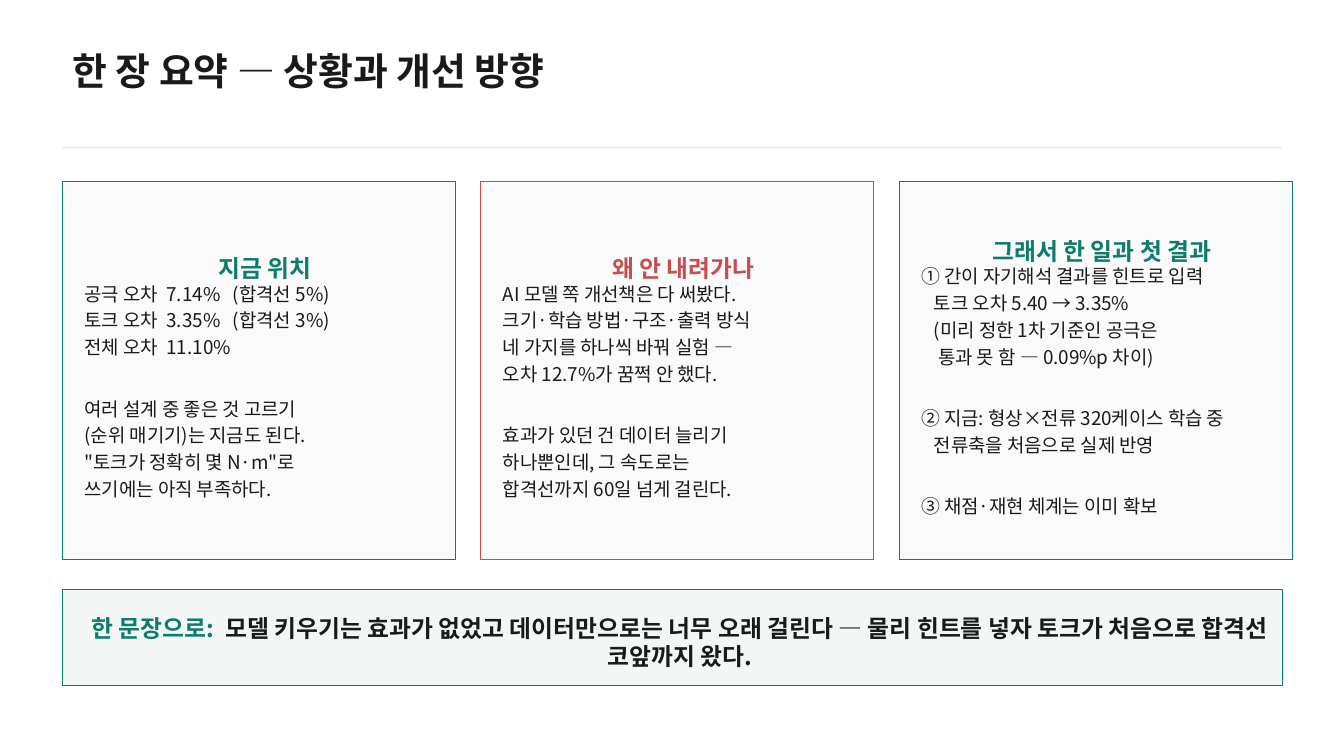
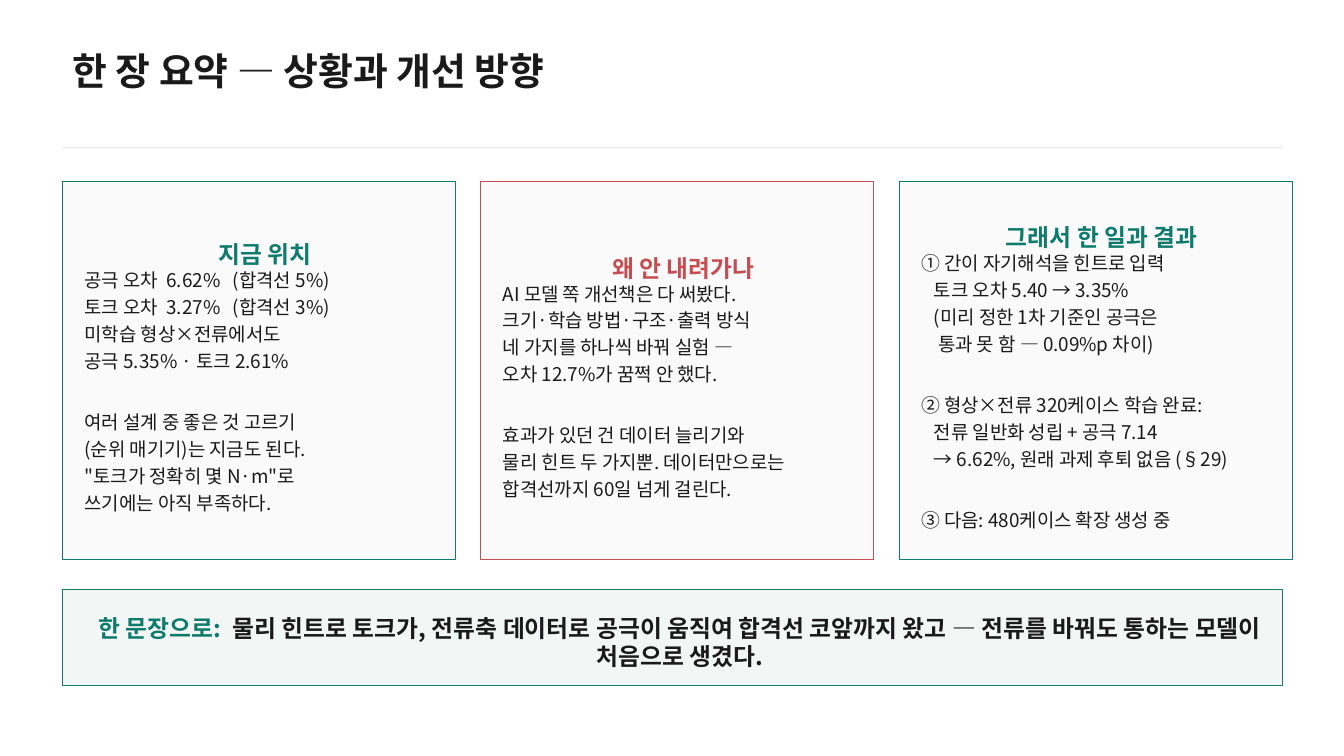
Before and after one commit to enjoyneer87/EveryMotor, a slide deck: slide 2 of results/viz/motorai_seminar_20260807.pptx. Drawn at 1344x756 pixels with LibreOffice and Linux fonts; fonts in the diff are those of the drawing. Boxes give left, top, right and bottom in pixels: in the first picture for what was removed or moved away, otherwise in the second. Text is boxed around its words. In the diff, an @@ line names an element or a change of style, - is before the commit and + after.

Commit message:
[VIZ] 세미나 덱·그림 v2 챔피언 반영 -- 게이트 차트 3세대(champion→prior→v2: 공극 7.30→7.14→6.62, 토크 5.40→3.35→3.27), 소거 차트에 물리주입·v2 막대 추가, 덱 헤드라인/카드/노트를 §29 수치로 갱신(전류 일반화 5.35/2.61 포함), 480 생성 진행 반영

```diff
--- a/results/viz/motorai_seminar_20260807.pptx
+++ b/results/viz/motorai_seminar_20260807.pptx
@@ text in rectangle at box(921, 226, 1198, 272): text changed @@
-그래서 한 일과 첫 결과
-① 간이 자기해석 결과를 힌트로 입력
+그래서 한 일과 결과
+① 간이 자기해석을 힌트로 입력
@@ text in rectangle at box(85, 271, 330, 370): text changed @@
-공극 오차 7.14% (합격선 5%)
-토크 오차 3.35% (합격선 3%)
-전체 오차 11.10%
+공극 오차 6.62% (합격선 5%)
+토크 오차 3.27% (합격선 3%)
+미학습 형상×전류에서도
+공극 5.35% · 토크 2.61%
@@ text in rectangle at box(921, 396, 1228, 529): text changed @@
-② 지금: 형상×전류 320케이스 학습 중
-전류축을 처음으로 실제 반영
-③ 채점·재현 체계는 이미 확보
+② 형상×전류 320케이스 학습 완료:
+전류 일반화 성립 + 공극 7.14
+→ 6.62%, 원래 과제 후퇴 없음 (§29)
+③ 다음: 480케이스 확장 생성 중
@@ text in rectangle at box(503, 426, 785, 471): text changed @@
-효과가 있던 건 데이터 늘리기
-하나뿐인데, 그 속도로는
+효과가 있던 건 데이터 늘리기와
+물리 힌트 두 가지뿐. 데이터만으로는
@@ text in rectangle at box(99, 617, 1261, 667): text changed @@
-한 문장으로: 모델 키우기는 효과가 없었고 데이터만으로는 너무 오래 걸린다 — 물리 힌트를 넣자 토크가 처음으로 합격선 코앞까지 왔다.
+한 문장으로: 물리 힌트로 토크가, 전류축 데이터로 공극이 움직여 합격선 코앞까지 왔고 — 전류를 바꿔도 통하는 모델이 처음으로 생겼다.
```
Also in this commit, not shown: 3 other slides changed, 6 other files.
